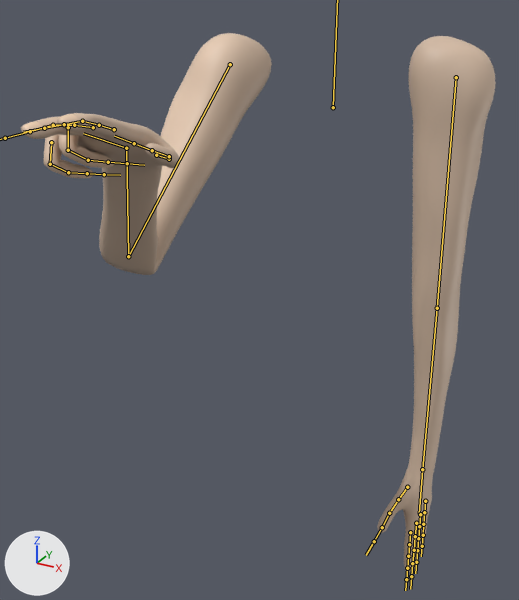
A saved change to the FBX model Progetto_SVG/Assets/Assets/Models/PlayerArms.fbx.
The view is the same before and after, from a 50 mm camera at (0.433, -1.014, 0.168) aimed at (-0.011, -0.208, -0.235). The lights are fixed; the arrows at lower left show +X, +Y and +Z. Both versions are drawn at frame 1 of the action 'Armature|GetQuizPaper'; the numbers are the values there. The bones that bend it are drawn over the model as lines.
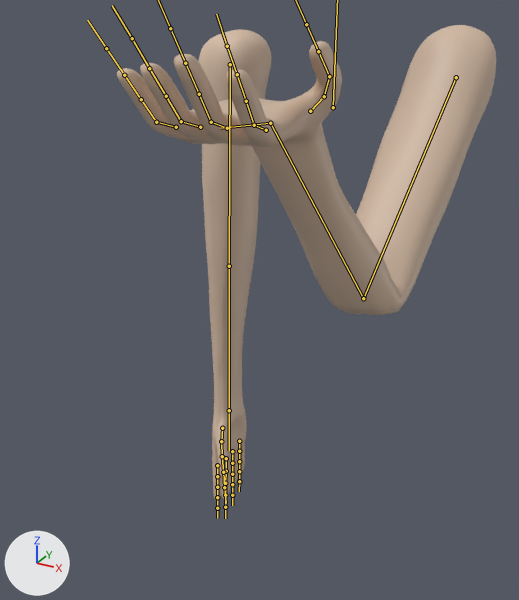
Where the change shows, as pixel boxes [x1, y1, x2, y2] in the pictures (519 x 600 px):
'Plane', posed (20% narrower, 12% shorter)
    before: [21, 33, 496, 572]
    after: [117, 25, 496, 501]
bone 'Bicep.L', root to tip
    before: (456, 77) to (437, 308)
    after: (456, 77) to (363, 298)
bone 'Arm.L', root to tip
    before: (437, 308) to (422, 469)
    after: (363, 298) to (270, 123)
bone 'Hand.L', root to tip
    before: (422, 469) to (419, 514)
    after: (270, 123) to (220, 128)
bone 'Pinky1.L', root to tip
    before: (425, 501) to (424, 512)
    after: (176, 127) to (156, 122)
bone 'Pinky2.L', root to tip
    before: (424, 512) to (423, 524)
    after: (156, 122) to (141, 99)
bone 'Ring1.L', root to tip
    before: (420, 514) to (419, 526)
    after: (200, 127) to (181, 121)
bone 'Ring2.L', root to tip
    before: (419, 526) to (418, 538)
    after: (181, 121) to (166, 96)
bone 'Middle1.L', root to tip
    before: (416, 523) to (415, 536)
    after: (227, 128) to (211, 122)
bone 'Middle2.L', root to tip
    before: (415, 536) to (414, 550)
    after: (211, 122) to (199, 94)
bone 'Index1.L', root to tip
    before: (410, 532) to (409, 544)
    after: (266, 130) to (254, 125)
bone 'Index2.L', root to tip
    before: (409, 544) to (408, 556)
    after: (254, 125) to (246, 101)
bone 'Thumb1.L', root to tip
    before: (407, 487) to (398, 499)
    after: (310, 111) to (324, 96)
bone 'Thumb2.L', root to tip
    before: (398, 499) to (389, 513)
    after: (324, 96) to (329, 76)
bone 'Thumb3.L', root to tip
    before: (389, 513) to (382, 527)
    after: (329, 76) to (318, 51)
bone 'Bicep.R', root to tip
    before: (230, 64) to (128, 256)
    after: (230, 64) to (229, 266)
bone 'Arm.R', root to tip
    before: (128, 256) to (126, 148)
    after: (229, 266) to (229, 410)
bone 'Hand.R', root to tip
    before: (126, 148) to (83, 133)
    after: (229, 410) to (229, 450)
bone 'Pinky1.R', root to tip
    before: (51, 142) to (50, 164)
    after: (239, 441) to (239, 451)
bone 'Pinky2.R', root to tip
    before: (50, 164) to (68, 172)
    after: (239, 451) to (239, 461)
bone 'Pinky3.R', root to tip
    before: (68, 172) to (87, 173)
    after: (239, 461) to (239, 471)
bone 'Ring1.R', root to tip
    before: (68, 127) to (68, 150)
    after: (232, 451) to (232, 463)
bone 'Ring2.R', root to tip
    before: (68, 150) to (88, 160)
    after: (232, 463) to (232, 474)
bone 'Ring3.R', root to tip
    before: (88, 160) to (108, 162)
    after: (232, 474) to (232, 484)
bone 'Middle1.R', root to tip
    before: (93, 127) to (74, 125)
    after: (226, 458) to (226, 471)
bone 'Middle3.R', root to tip
    before: (53, 125) to (30, 131)
    after: (225, 483) to (225, 495)
bone 'Index1.R', root to tip
    before: (114, 129) to (99, 125)
    after: (217, 465) to (217, 476)
bone 'Index3.R', root to tip
    before: (82, 121) to (64, 124)
    after: (217, 487) to (217, 497)
bone 'Thumb1.R', root to tip
    before: (156, 155) to (169, 159)
    after: (222, 428) to (221, 441)
bone 'Thumb2.R', root to tip
    before: (169, 159) to (169, 156)
    after: (221, 441) to (222, 456)
bone 'Thumb3.R', root to tip
    before: (169, 156) to (152, 150)
    after: (222, 456) to (223, 472)

What the commit changed:
Bone 'Bicep.L' (bone_bicep_l) turns from (0, 0, -90) to (-100, -136, 6) degrees about its own x, y and z.
Bone 'Arm.L' (bone_arm_l) turns from (0, 0, 1) to (-2, 2, -96) degrees about its own x, y and z.
Bone 'Hand.L' (bone_hand_l) turns from (0, 0, 0) to (9, 0, 47) degrees about its own x, y and z.
Bone 'Pinky1.L' (bone_pinky1_l) turns from (0, 0, 0) to (-5, -2, -11) degrees about its own x, y and z.
Bone 'Pinky2.L' (bone_pinky2_l) turns from (0, 0, 0) to (2, 0, -32) degrees about its own x, y and z.
Bone 'Ring1.L' (bone_ring1_l) turns from (0, 0, 0) to (-2, -1, -11) degrees about its own x, y and z.
Bone 'Ring2.L' (bone_ring2_l) turns from (0, 0, 0) to (2, 0, -32) degrees about its own x, y and z.
Bone 'Middle1.L' (bone_middle1_l) turns from (0, 0, 0) to (4, 1, -11) degrees about its own x, y and z.
Bone 'Middle2.L' (bone_middle2_l) turns from (0, 0, 0) to (2, -1, -32) degrees about its own x, y and z.
Bone 'Index1.L' (bone_index1_l) turns from (0, 0, 0) to (5, 1, -11) degrees about its own x, y and z.
Bone 'Index2.L' (bone_index2_l) turns from (0, 0, 0) to (2, -1, -32) degrees about its own x, y and z.
Bone 'Thumb1.L' (bone_thumb1_l) turns from (0, 0, 0) to (4, -10, -11) degrees about its own x, y and z.
Bone 'Thumb2.L' (bone_thumb2_l) turns from (0, 0, 0) to (-5, 4, -4) degrees about its own x, y and z.
Bone 'Thumb3.L' (bone_thumb3_l) turns from (0, 0, 0) to (-17, 14, -12) degrees about its own x, y and z.
Bone 'Bicep.R' (bone_bicep_r) turns from (61, -49, 24) to (0, 0, 90) degrees about its own x, y and z.
Bone 'Arm.R' (bone_arm_r) turns from (42, 23, -99) to (0, 0, -1) degrees about its own x, y and z.
Bone 'Hand.R' (bone_hand_r) turns from (-20, 16, 25) to (0, 0, 0) degrees about its own x, y and z.
Bone 'Pinky1.R' (bone_pinky1_r) moves from (-0.03, -0.01, 0.01) to (0.0, 0.0, 0.0).
Bone 'Pinky1.R' (bone_pinky1_r) turns from (10, 13, 71) to (0, 0, 0) degrees about its own x, y and z.
Bone 'Pinky2.R' (bone_pinky2_r) turns from (4, 30, 95) to (0, 0, 0) degrees about its own x, y and z.
Bone 'Pinky3.R' (bone_pinky3_r) turns from (-4, 4, 17) to (0, 0, 0) degrees about its own x, y and z.
Bone 'Ring1.R' (bone_ring1_r) moves from (0.03, -0.02, -0.01) to (0.0, 0.0, 0.0).
Bone 'Ring1.R' (bone_ring1_r) turns from (12, 15, 72) to (0, 0, 0) degrees about its own x, y and z.
Bone 'Ring2.R' (bone_ring2_r) turns from (4, 34, 94) to (0, 0, 0) degrees about its own x, y and z.
Bone 'Ring3.R' (bone_ring3_r) turns from (-5, 5, 17) to (0, 0, 0) degrees about its own x, y and z.
Bone 'Middle1.R' (bone_middle1_r) moves from (0.02, -0.02, 0.01) to (0.0, 0.0, 0.0).
Bone 'Middle1.R' (bone_middle1_r) turns from (-8, -9, 8) to (0, 0, 0) degrees about its own x, y and z.
Bone 'Middle3.R' (bone_middle3_r) turns from (-3, -24, 12) to (0, 0, 0) degrees about its own x, y and z.
Bone 'Index1.R' (bone_index1_r) moves from (0.0, 0.0, -0.02) to (0.0, 0.0, 0.0).
Bone 'Index1.R' (bone_index1_r) turns from (-7, 9, -1) to (0, 0, 0) degrees about its own x, y and z.
Bone 'Index3.R' (bone_index3_r) turns from (-12, -46, 21) to (0, 0, 0) degrees about its own x, y and z.
Bone 'Thumb1.R' (bone_thumb1_r) turns from (11, -3, -3) to (0, 0, 0) degrees about its own x, y and z.
Bone 'Thumb2.R' (bone_thumb2_r) turns from (-24, -36, 2) to (0, 0, 0) degrees about its own x, y and z.
Bone 'Thumb3.R' (bone_thumb3_r) turns from (-25, 16, 10) to (0, 0, 0) degrees about its own x, y and z.
